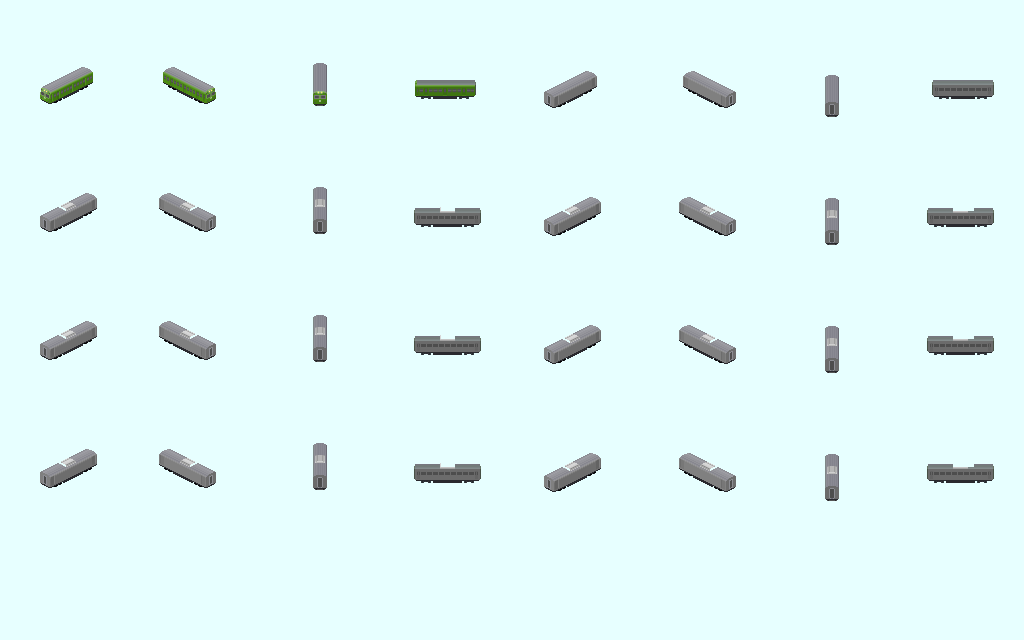
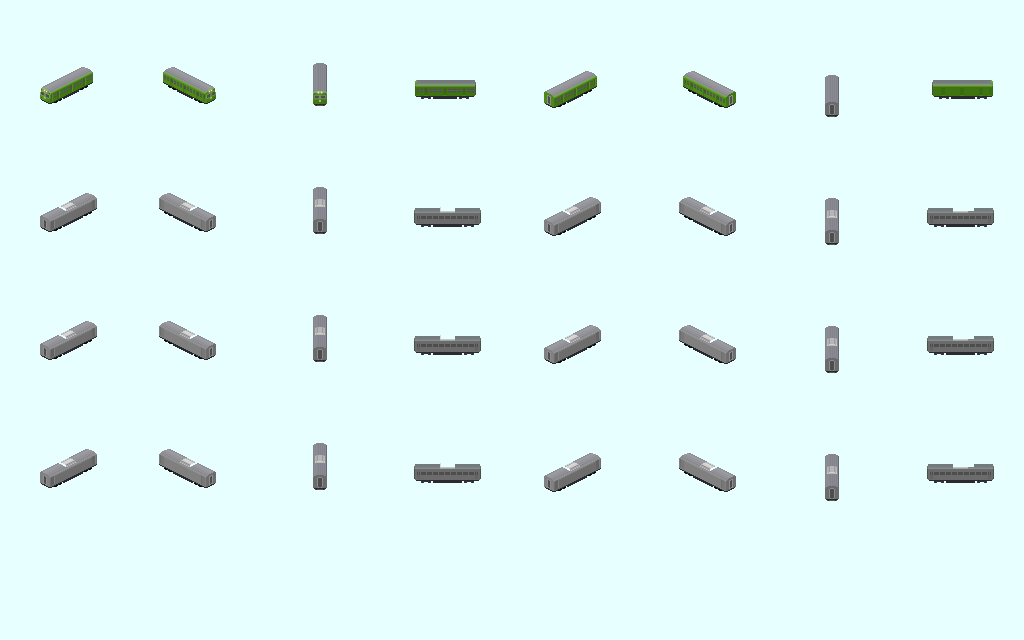
Two versions of the same layered image (1024x640). Layer-by-layer changes:
added layer "窓サッシ のコピー" (1st of 4, in "アクセサリ" › "側面窓" › "サッシ" › "斜め右") (50%) in group "斜め右" over [left=687, top=82, right=727, bottom=102]
added layer "窓サッシ のコピー 2" (1st of 4, in "アクセサリ" › "側面窓" › "サッシ" › "斜め右") (50%) in group "斜め右" over [left=685, top=82, right=727, bottom=103]
painted on "窓サッシ斜め" (1st of 2, in "アクセサリ" › "側面窓" › "サッシ" › "斜め右") over [left=686, top=82, right=728, bottom=103]
added layer "窓サッシ のコピー" (3rd of 4, in "アクセサリ" › "側面窓" › "サッシ" › "斜め左") (50%) in group "斜め左" over [left=552, top=82, right=593, bottom=103]
added layer "窓サッシ のコピー 2" (3rd of 4, in "アクセサリ" › "側面窓" › "サッシ" › "斜め左") (50%) in group "斜め左" over [left=553, top=82, right=595, bottom=103]
painted on "窓サッシ斜め" (2nd of 2, in "アクセサリ" › "側面窓" › "サッシ" › "斜め左") over [left=552, top=82, right=594, bottom=103]
painted on "色" over [left=544, top=76, right=993, bottom=107]
painted on "ドア" over [left=561, top=79, right=991, bottom=103]
painted on "ﾚｲﾔ0" over [left=554, top=76, right=994, bottom=106]
